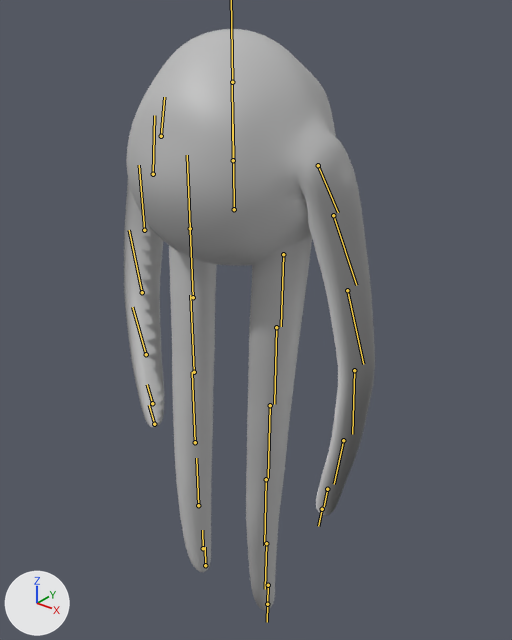
What one commit did to the FBX model Assets/Michala/Models/MCWalkTransition.fbx.
One viewpoint serves both versions: a 50 mm lens placed at (0.0241, -0.0283, 0.039), pointed at (0.0004, 0.0014, 0.0206). Arrows for +X, +Y and +Z are at lower left; the lights stay in place. Both versions are drawn at frame 2 of the action 'Take 001'; the numbers are the values there. The bones that bend it are drawn over the model as lines.
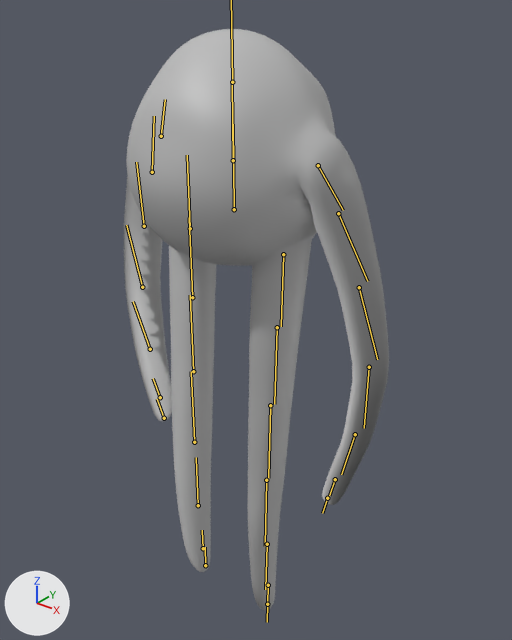
The change, as a diff of the scene's bpy script:
```diff
--- a/Assets/Michala/Models/MCWalkTransition.fbx.py
+++ b/Assets/Michala/Models/MCWalkTransition.fbx.py
@@ bone_r_shoulder @@
 bone_r_shoulder = bpy.data.objects['Armature'].pose.bones['r_shoulder']  # child of 'core'
-bone_r_shoulder.rotation_quaternion = (0.927, 0.046, 0.018, 0.372)  # degrees (6, 0, 44)
+bone_r_shoulder.rotation_quaternion = (0.94, 0.061, 0.026, 0.336)  # degrees (8, 0, 39)
@@ bone_r_arm1 @@
 bone_r_arm1 = bpy.data.objects['Armature'].pose.bones['r_arm1']  # child of 'r_shoulder'
-bone_r_arm1.rotation_quaternion = (0.999, 0.0, 0.0, 0.033)  # degrees (0, 0, 4)
+bone_r_arm1.rotation_quaternion = (0.999, 0.0, 0.002, 0.044)  # degrees (0, 0, 5)
@@ bone_r_arm2 @@
 bone_r_arm2 = bpy.data.objects['Armature'].pose.bones['r_arm2']  # child of 'r_arm1'
-bone_r_arm2.rotation_quaternion = (0.997, 0.0, 0.0, 0.083)  # degrees (0, 0, 10)
+bone_r_arm2.rotation_quaternion = (0.994, 0.001, 0.004, 0.105)  # degrees (0, 0, 12)
@@ bone_r_arm3 @@
 bone_r_arm3 = bpy.data.objects['Armature'].pose.bones['r_arm3']  # child of 'r_arm2'
-bone_r_arm3.rotation_quaternion = (0.996, 0.0, 0.0, 0.095)  # degrees (0, 0, 11)
+bone_r_arm3.rotation_quaternion = (0.993, 0.002, 0.005, 0.12)  # degrees (0, 1, 14)
@@ bone_r_arm4 @@
 bone_r_arm4 = bpy.data.objects['Armature'].pose.bones['r_arm4']  # child of 'r_arm3'
-bone_r_arm4.rotation_quaternion = (0.998, 0.0, 0.0, 0.069)  # degrees (0, 0, 8)
+bone_r_arm4.rotation_quaternion = (0.996, 0.001, 0.003, 0.087)  # degrees (0, 0, 10)
@@ bone_r_hip @@
 bone_r_hip = bpy.data.objects['Armature'].pose.bones['r_hip']  # child of 'core'
-bone_r_hip.rotation_quaternion = (1.0, 0.0, 0.0, 0.0)  # degrees (0, 0, 0)
+bone_r_hip.rotation_quaternion = (0.998, 0.001, -0.056, 0.0)  # degrees (0, -6, 0)
@@ bone_l_hip @@
 bone_l_hip = bpy.data.objects['Armature'].pose.bones['l_hip']  # child of 'core'
-bone_l_hip.rotation_quaternion = (1.0, 0.0, 0.0, 0.009)  # degrees (0, 0, 1)
+bone_l_hip.rotation_quaternion = (0.999, 0.001, -0.045, 0.009)  # degrees (0, -5, 1)
@@ bone_l_shoulder @@
 bone_l_shoulder = bpy.data.objects['Armature'].pose.bones['l_shoulder']  # child of 'core'
-bone_l_shoulder.rotation_quaternion = (0.93, 0.046, 0.017, 0.364)  # degrees (6, 0, 43)
+bone_l_shoulder.rotation_quaternion = (0.947, 0.062, 0.023, 0.315)  # degrees (8, 0, 37)
@@ bone_l_arm1 @@
 bone_l_arm1 = bpy.data.objects['Armature'].pose.bones['l_arm1']  # child of 'l_shoulder'
-bone_l_arm1.rotation_quaternion = (0.999, 0.0, 0.003, 0.052)  # degrees (0, 0, 6)
+bone_l_arm1.rotation_quaternion = (0.998, 0.0, 0.005, 0.065)  # degrees (0, 1, 7)
@@ bone_l_arm2 @@
 bone_l_arm2 = bpy.data.objects['Armature'].pose.bones['l_arm2']  # child of 'l_arm1'
-bone_l_arm2.rotation_quaternion = (0.999, 0.0, -0.005, 0.054)  # degrees (0, -1, 6)
+bone_l_arm2.rotation_quaternion = (0.997, 0.001, 0.0, 0.08)  # degrees (0, 0, 9)
@@ bone_l_arm3 @@
 bone_l_arm3 = bpy.data.objects['Armature'].pose.bones['l_arm3']  # child of 'l_arm2'
-bone_l_arm3.rotation_quaternion = (0.993, 0.0, 0.0, 0.117)  # degrees (0, 0, 13)
+bone_l_arm3.rotation_quaternion = (0.989, 0.002, 0.006, 0.149)  # degrees (0, 1, 17)
@@ bone_l_arm4 @@
 bone_l_arm4 = bpy.data.objects['Armature'].pose.bones['l_arm4']  # child of 'l_arm3'
-bone_l_arm4.rotation_quaternion = (0.998, 0.0, 0.0, 0.068)  # degrees (0, 0, 8)
+bone_l_arm4.rotation_quaternion = (0.996, 0.002, 0.004, 0.089)  # degrees (0, 0, 10)
```

Changed parts and their boxes [x1, y1, x2, y2] in the pictures (512 x 640 px):
'pCube1', posed
    before: [124, 29, 375, 610]
    after: [124, 29, 389, 611]
bone 'r_shoulder', root to tip
    before: (161, 136) to (164, 97)
    after: (161, 136) to (165, 99)
bone 'r_arm1', root to tip
    before: (153, 174) to (154, 115)
    after: (152, 172) to (154, 116)
bone 'r_arm2', root to tip
    before: (144, 230) to (139, 165)
    after: (144, 226) to (136, 162)
bone 'r_arm3', root to tip
    before: (142, 292) to (129, 230)
    after: (142, 287) to (126, 225)
bone 'r_arm4', root to tip
    before: (146, 354) to (132, 307)
    after: (150, 349) to (133, 301)
bone 'l_shoulder', root to tip
    before: (318, 165) to (338, 212)
    after: (318, 165) to (343, 210)
bone 'l_arm1', root to tip
    before: (333, 215) to (356, 285)
    after: (338, 213) to (367, 281)
bone 'l_arm2', root to tip
    before: (347, 290) to (363, 364)
    after: (359, 287) to (377, 359)
bone 'l_arm3', root to tip
    before: (354, 370) to (352, 434)
    after: (369, 367) to (364, 428)
bone 'l_arm4', root to tip
    before: (343, 440) to (334, 484)
    after: (355, 434) to (341, 474)
